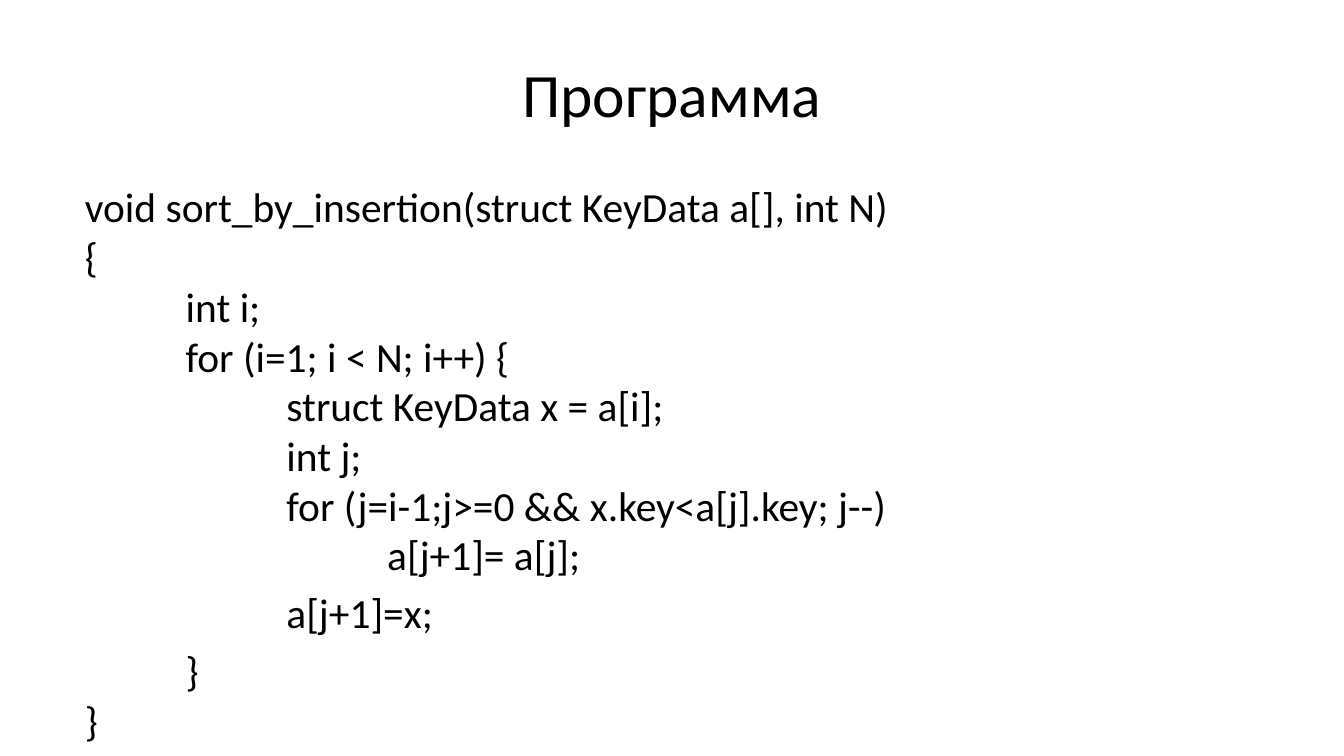
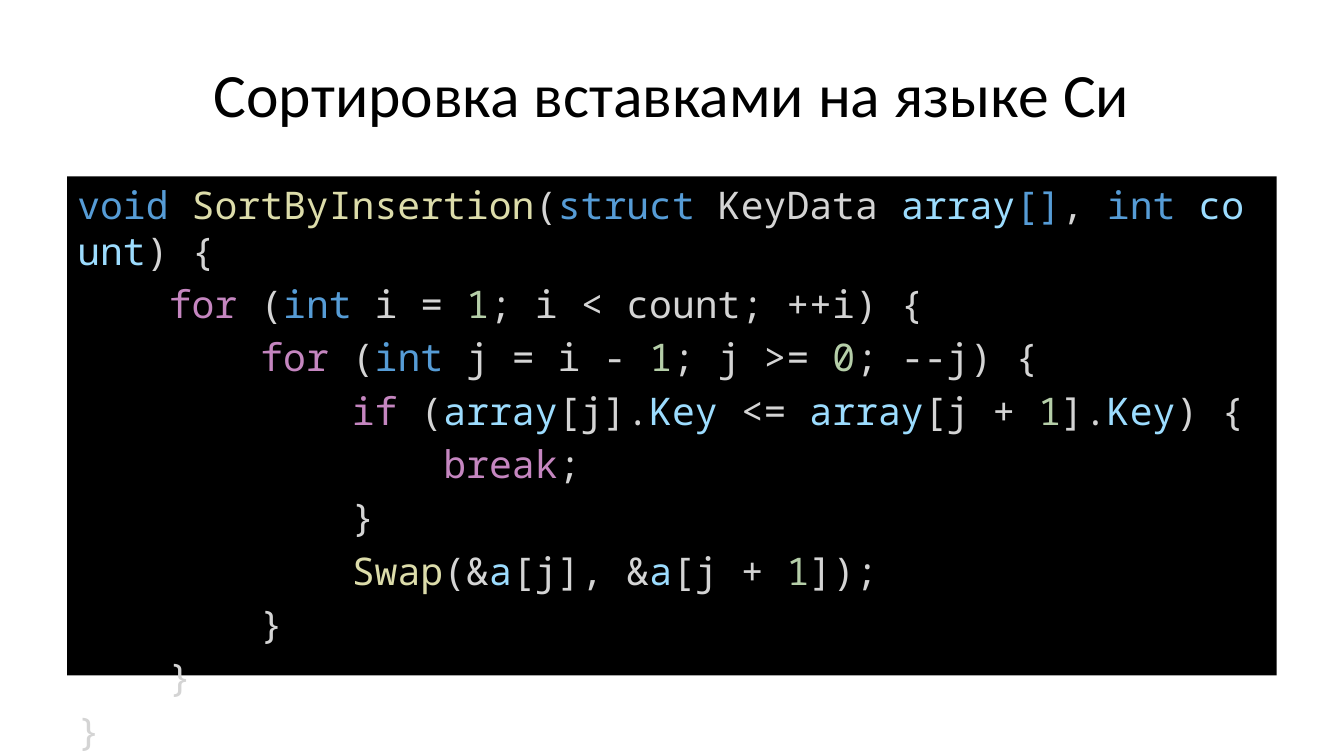
Before and after one commit to Evgueni-Petrov-aka-espetrov/Algorithms-and-Programming-in-C-pptx, a slide deck: slide 19 of 13 Сортировка.pptx (slide 8 before the commit). Drawn at 1344x756 pixels with LibreOffice and Linux fonts; fonts in the diff are those of the drawing. Boxes give left, top, right and bottom in pixels: in the first picture for what was removed or moved away, otherwise in the second. Text is boxed around its words. In the diff, an @@ line names an element or a change of style, - is before the commit and + after.

```diff
--- a/13 Сортировка.pptx
+++ b/13 Сортировка.pptx
@@ title at [214, 77, 1129, 127]: text changed @@
-Программа
+Сортировка вставками на языке Си
@@ text "void SortByInsertion(struct KeyData array[], int ...": place and size @@
-text "void SortByInsertion(struct KeyData array[], int ..." at [85, 192, 887, 635]
+text "void SortByInsertion(struct KeyData array[], int ..." at [68, 176, 1277, 676]
@@ text "void SortByInsertion(struct KeyData array[], int ..." at [68, 176, 1277, 676]: fill none to #000000 @@
@@ text at [77, 190, 1198, 595]: text changed; size 29.6 to 27.2 pt; font Calibri to Noto Sans Mono; text colour #000000 to #D4D4D4 @@
-void sort_by_insertion(struct KeyData a[], int N)
-{
-int i;
-for (i=1; i < N; i++) {
-struct KeyData x = a[i];
-int j;
-for (j=i-1;j>=0 && x.key<a[j].key; j--)
-a[j+1]= a[j];
-a[j+1]=x;
-}
-}
+void SortByInsertion(struct KeyData array[], int count) {
+for (int i = 1; i < count; ++i) {
+for (int j = i - 1; j >= 0; --j) {
+if (array[j].Key <= array[j + 1].Key) {
+break;
+}
+Swap(&a[j], &a[j + 1]);
+}
+}
+}
```
Also in this commit, not shown: 15 other slides changed, 104 slides added, 9 slides removed.
